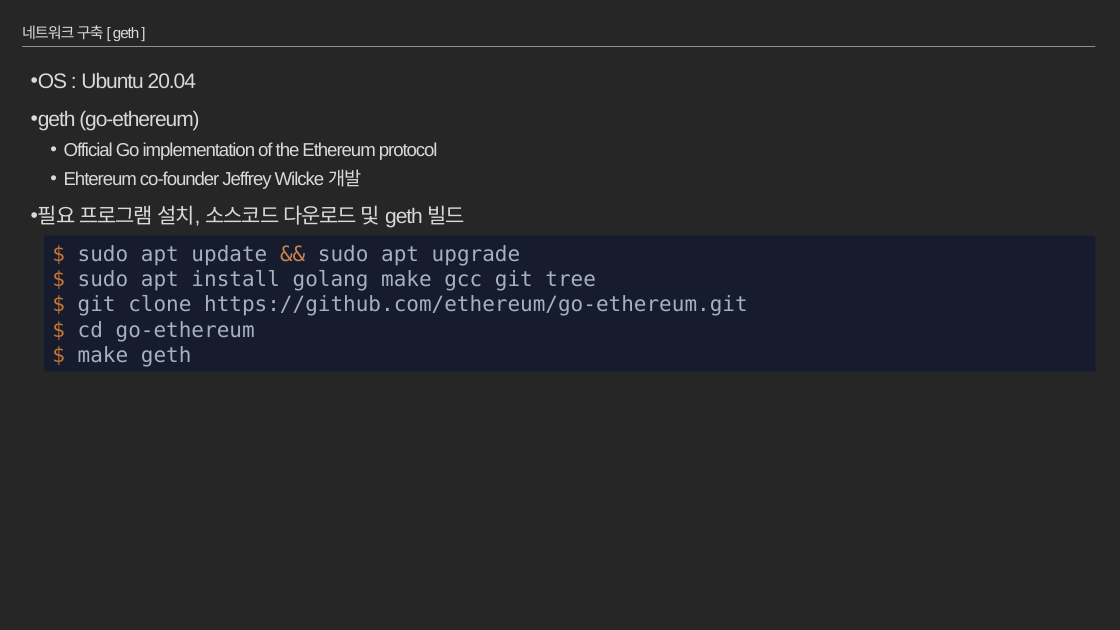
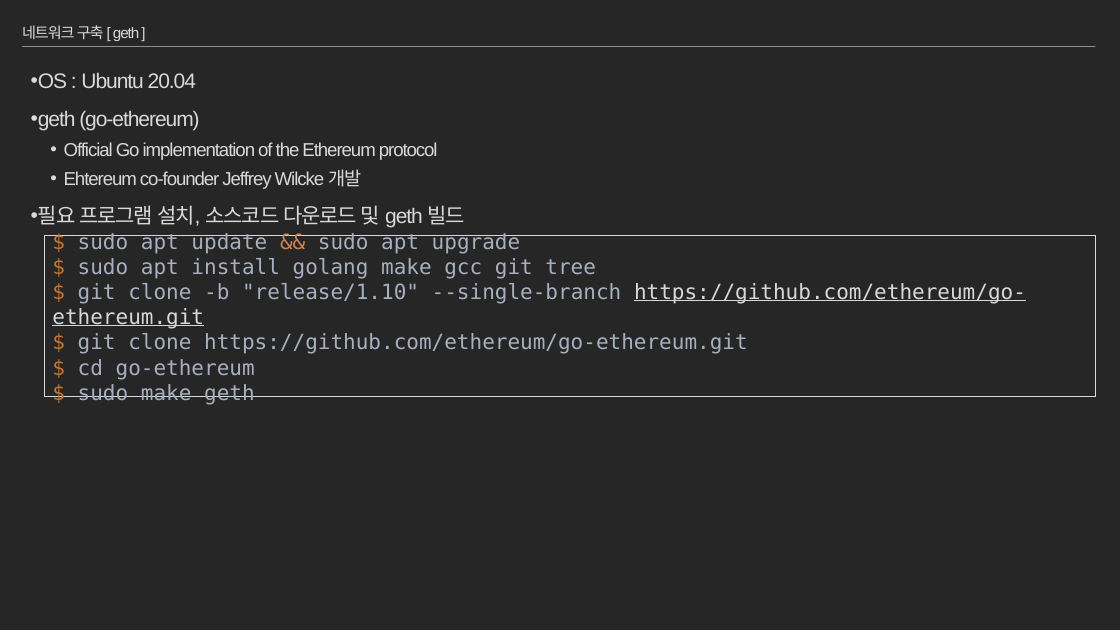
Before and after one commit to moss0801/blockchain-doc, a slide deck: slide 3 of General/Blockchain Part2.pptx (slide 4 before the commit). Drawn at 1120x630 pixels with LibreOffice and Linux fonts; fonts in the diff are those of the drawing. Boxes give left, top, right and bottom in pixels: in the first picture for what was removed or moved away, otherwise in the second. Text is boxed around its words. In the diff, an @@ line names an element or a change of style, - is before the commit and + after.

Commit message:
add ethereum prcie, gasFeehistory, blockchain part2 flow , solidity, metamask, token bytecode, token abi gasPrice hisotry

```diff
--- a/General/Blockchain Part2.pptx
+++ b/General/Blockchain Part2.pptx
@@ rectangle "$ sudo apt update && ...": place and size @@
-rectangle "$ sudo apt update && ..." at (44, 236, 1096, 372)
+rectangle "$ sudo apt update && ..." at (44, 236, 1096, 397)
@@ rectangle "$ sudo apt update && ..." at (44, 236, 1096, 397): fill #161C2D to none; outline none to #D9D9D9 0.75 pt @@
@@ text in rectangle at (52, 233, 1026, 405): text changed @@
-$ sudo apt update && sudo apt upgrade
-$ sudo apt install golang make gcc git tree
-$ git clone https://github.com/ethereum/go-ethereum.git
-$ cd go-ethereum
-$ make geth
+$ sudo apt update && sudo apt upgrade
+$ sudo apt install golang make gcc git tree
+$ git clone -b "release/1.10" --single-branch https://github.com/ethereum/go-ethereum.git
+$ git clone https://github.com/ethereum/go-ethereum.git
+$ cd go-ethereum
+$ sudo make geth
```
Also in this commit, not shown: 17 other slides changed, 15 slides added, 10 slides removed, 2 other files.
